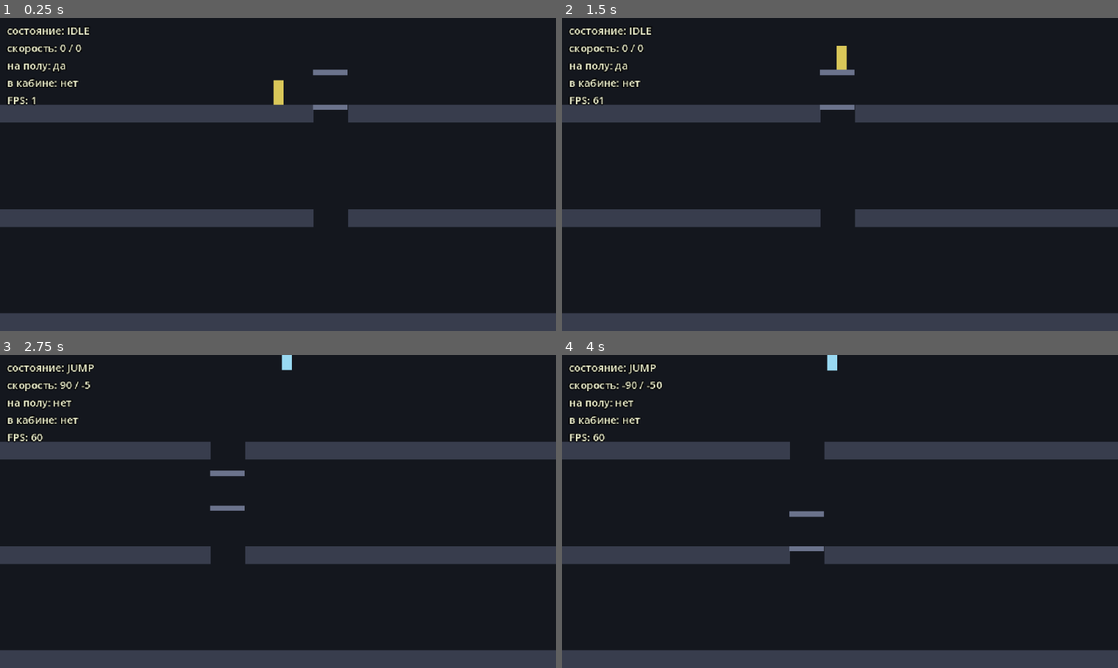
Above: before the commit, frames 1-4 (two rows, left to right).
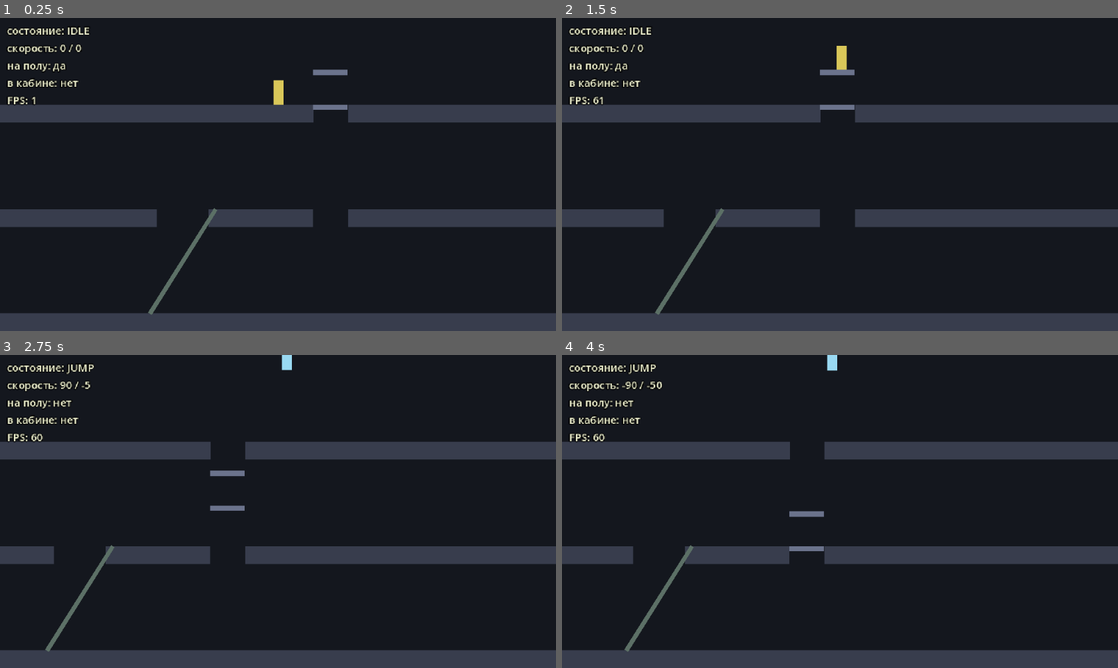
Above: after the commit, the same moments.

Repository: BalashovDmitriy/elaction
Game: Godot game, scene res://src/main.tscn
Two runs of this game, one before a commit and one after it. Both use one fixed random seed, a clock stepped at 60 frames per second and the inputs below.
Inputs (mouse positions are in pixels of both pictures, inside the frame that each line leads up to):
- Up to frame 1 (0.25 s): no input
- Up to frame 2 (1.5 s): tap Enter at 0.5 s; move the mouse to (962, 158) at 0.52 s; hold Right (move_right) 0.53-1.25 s; tap Space (jump) at 0.6, 0.77, 1.07 s; click (962, 158) at 0.67 s; drag from (728, 190) to (845, 89) at 1.27 s
- Up to frame 3 (2.75 s): move the mouse to (333, 442) at 2.02 s; hold Right (move_right) from 2.03 s (still down); tap Alt at 2.1 s; tap Space (jump) at 2.3 s
- Up to frame 4 (4 s): release Right (move_right) at 2.75 s; drag from (812, 574) to (673, 464) at 2.77 s; move the mouse to (1006, 558) at 3.52 s; hold Left (move_left) from 3.53 s (still down); tap Space (jump) at 3.6, 3.77 s

The runs differ from the first frame. In frame 1, 0.8% of the frame differs, in the area x 26-57%, y 60-95%; in frame 2, 0.8%, in the area x 16-47%, y 60-95%; in frame 3, 0.8%; in frame 4, 0.8%.

Commit message:
feat(m2): эскалаторы, гибель в шахте и долги M1
Закрыт долг M1: из приседа не встать, пока над головой нет места. Машина
состояний получила это отдельным фактом, как опору под ногами, и остаётся
проверяемой без сцены.

Эскалатор по оригиналу: не подхватывает прохожего, а везёт того, кто встал
на площадку и нажал направление. На время поездки ввод игрока не действует —
для этого в машине состояний появилось RIDE.

Падение в открытый проём шахты убивает, вход на этаж ногами — нет; различает
их факт опоры. Сдавливание ловит кабина, а не Otto: AnimatableBody2D двигает
игрока физическим сервером, и is_on_ceiling при этом не выставляется — первая
реализация через него молча не срабатывала.

Попутно найдена ошибка нарезки перекрытий: проёмы складывались в список в
порядке добавления, а резались слева направо. Для среднего этажа порядок
оказался обратным, куски наложились, и оба проёма исчезли. Нарезка вынесена
в статический метод и покрыта тестами.

Все механики вехи проверены кадрами, а не только тестами.

Co-Authored-By: Claude Opus 5 <noreply@anthropic.com>
Claude-Session: https://claude.ai/code/session_01TrsEuB7nUPBDKu2PdRbYf4

Diff:
--- a/src/actors/otto/otto.gd
+++ b/src/actors/otto/otto.gd
@@ -5,6 +5,17 @@
 ##
 ## Отвечает за физику, форму коллизии и вид. Решение о том, в каком он
 ## состоянии, принимает [OttoStateMachine].
+
+## Цвет коробки по состоянию: временная замена спрайтам, настоящие придут в M7.
+const IDLE_COLOR := Color(0.85, 0.78, 0.35)
+const STATE_COLORS: Dictionary = {
+	OttoStateMachine.State.WALK: Color(0.95, 0.85, 0.40),
+	OttoStateMachine.State.CROUCH: Color(0.70, 0.60, 0.30),
+	OttoStateMachine.State.JUMP: Color(0.60, 0.85, 0.95),
+	OttoStateMachine.State.FALL: Color(0.45, 0.65, 0.85),
+	OttoStateMachine.State.RIDE: Color(0.55, 0.80, 0.60),
+	OttoStateMachine.State.DEAD: Color(0.75, 0.25, 0.25),
+}
 
 @export var walk_speed: float = 90.0
 ## Высота прыжка = jump_speed² / (2 · gravity). При 380 и 900 это ~80 px:
@@ -22,11 +33,19 @@
 ## Кабина, внутри которой сейчас Otto. На крыше кабины она не заполняется:
 ## оттуда лифтом не управляют (ADR-0004, пункт 3).
 var _car: ElevatorCar = null
+## Разница высот стоячей и сидячей формы: столько места нужно над головой.
+var _headroom: float = 0.0
 
 @onready var _standing_shape: CollisionShape2D = $StandingShape
 @onready var _crouching_shape: CollisionShape2D = $CrouchingShape
 @onready var _body: ColorRect = $Body
 @onready var _camera: Camera2D = $Camera2D
+
+
+func _ready() -> void:
+	var standing := (_standing_shape.shape as RectangleShape2D).size.y
+	var crouching := (_crouching_shape.shape as RectangleShape2D).size.y
+	_headroom = standing - crouching
 
 
 func _physics_process(delta: float) -> void:
@@ -36,7 +55,13 @@
 		_car.drive(_snapshot.vertical)
 		_snapshot.crouch = false
 
-	var state := _states.update(_snapshot, is_on_floor(), velocity.y)
+	var state := _states.update(_snapshot, is_on_floor(), velocity.y, _can_stand_up())
+
+	# Пока везёт эскалатор, физика молчит: координатой распоряжается он.
+	if state == OttoStateMachine.State.RIDE:
+		velocity = Vector2.ZERO
+		_apply_pose(state)
+		return
 
 	# Импульс прыжка выдаётся в тот же кадр, пока тело ещё стоит на полу,
 	# поэтому гравитация его в этом кадре не съедает.
@@ -48,7 +73,28 @@
 		velocity.y = minf(velocity.y + gravity * delta, max_fall_speed)
 
 	move_and_slide()
-	_apply_pose(state)
+	_apply_pose(_states.state)
+
+
+## Убивает Otto: падение на дно шахты, сдавливание кабиной, в M4 — пуля.
+func kill() -> void:
+	_states.kill()
+
+
+## Намерение по вертикали за последний кадр. По нему кабина и эскалатор
+## понимают, куда их просят, не читая [Input] сами.
+func vertical_intent() -> float:
+	return _snapshot.vertical
+
+
+## Otto встал на эскалатор: до конца поездки ввод игрока не действует.
+func board_escalator() -> void:
+	_states.ride()
+
+
+## Эскалатор довёз и вернул управление.
+func leave_escalator() -> void:
+	_states.stop_riding()
 
 
 ## Otto вошёл в кабину и теперь ею управляет.
@@ -94,6 +140,17 @@
 	_camera.limit_bottom = int(bounds.end.y)
 
 
+## Есть ли над головой место, чтобы выпрямиться из приседа.
+##
+## Проверяется сидячей формой: если ею удаётся подняться на разницу высот,
+## то и стоячая поместится. Без этой проверки полная форма включалась бы
+## безусловно и выталкивала Otto сквозь перекрытие (долг M1).
+func _can_stand_up() -> bool:
+	if _states.state != OttoStateMachine.State.CROUCH:
+		return true
+	return not test_move(global_transform, Vector2(0.0, -_headroom))
+
+
 func _horizontal_speed(input: OttoInput, state: OttoStateMachine.State) -> float:
 	if state == OttoStateMachine.State.DEAD:
 		return 0.0
@@ -126,16 +183,4 @@
 
 
 func _color_for(state: OttoStateMachine.State) -> Color:
-	match state:
-		OttoStateMachine.State.WALK:
-			return Color(0.95, 0.85, 0.40)
-		OttoStateMachine.State.CROUCH:
-			return Color(0.70, 0.60, 0.30)
-		OttoStateMachine.State.JUMP:
-			return Color(0.60, 0.85, 0.95)
-		OttoStateMachine.State.FALL:
-			return Color(0.45, 0.65, 0.85)
-		OttoStateMachine.State.DEAD:
-			return Color(0.75, 0.25, 0.25)
-		_:
-			return Color(0.85, 0.78, 0.35)
+	return STATE_COLORS.get(state, IDLE_COLOR)
--- a/src/actors/otto/otto_state_machine.gd
+++ b/src/actors/otto/otto_state_machine.gd
@@ -6,7 +6,7 @@
 ## Не знает ни про узлы, ни про физику движка: принимает снимок ввода и факты
 ## о теле, возвращает новое состояние. Поэтому тестируется без сцены.
 
-enum State { IDLE, WALK, CROUCH, JUMP, FALL, DEAD }
+enum State { IDLE, WALK, CROUCH, JUMP, FALL, RIDE, DEAD }
 
 ## Ниже этого порога наклон стика считается покоем.
 const MOVE_THRESHOLD: float = 0.1
@@ -28,6 +28,20 @@
 	previous_state = State.IDLE
 
 
+## Отдаёт Otto эскалатору: пока тот его не отпустит, ввод игрока не действует.
+func ride() -> void:
+	previous_state = state
+	state = State.RIDE
+
+
+## Возвращает управление игроку.
+func stop_riding() -> void:
+	if state != State.RIDE:
+		return
+	previous_state = state
+	state = State.IDLE
+
+
 ## Переводит Otto в терминальное состояние. Выйти из него можно только [method reset].
 func kill() -> void:
 	previous_state = state
@@ -43,16 +57,27 @@
 	return state == value and previous_state != value
 
 
-func update(input: OttoInput, on_floor: bool, vertical_velocity: float) -> State:
+## Пересчитывает состояние по снимку ввода и фактам о теле.
+##
+## [param can_stand] — есть ли над головой место, чтобы выпрямиться. Без него
+## Otto остаётся в приседе: иначе полная форма коллизии включилась бы в низком
+## проёме и вытолкнула его сквозь геометрию.
+func update(
+	input: OttoInput, on_floor: bool, vertical_velocity: float, can_stand: bool = true
+) -> State:
 	previous_state = state
-	if state != State.DEAD:
-		state = _resolve(input, on_floor, vertical_velocity)
+	# DEAD и RIDE распоряжаются собой сами: их снимают kill/ride снаружи.
+	if state != State.DEAD and state != State.RIDE:
+		state = _resolve(input, on_floor, vertical_velocity, can_stand)
 	return state
 
 
-func _resolve(input: OttoInput, on_floor: bool, vertical_velocity: float) -> State:
+func _resolve(input: OttoInput, on_floor: bool, vertical_velocity: float, can_stand: bool) -> State:
 	if not on_floor:
 		return State.JUMP if vertical_velocity < 0.0 else State.FALL
+	# Из приседа не встать, пока над головой нет места: ни шагом, ни прыжком.
+	if previous_state == State.CROUCH and not can_stand:
+		return State.CROUCH
 	# Присев, Otto не прыгает — как в оригинале.
 	if input.jump_pressed and not input.crouch:
 		return State.JUMP
--- a/src/autoload/screenshotter.gd
+++ b/src/autoload/screenshotter.gd
@@ -39,6 +39,9 @@
 		{"label": "ride_down", "actions": ["move_down"], "hold": 4.5},
 		{"label": "floor_bottom", "actions": [], "hold": 0.4},
 		{"label": "left_car", "actions": ["move_right"], "hold": 0.7},
+		{"label": "to_escalator", "actions": ["move_left", "move_up"], "hold": 3.4},
+		{"label": "middle_floor", "actions": [], "hold": 1.0},
+		{"label": "fell_into_shaft", "actions": ["move_right"], "hold": 2.5},
 	],
 }
 const DEFAULT_PLAN := "M1"
--- a/src/levels/greybox_level.gd
+++ b/src/levels/greybox_level.gd
@@ -1,14 +1,15 @@
 class_name GreyboxLevel
 extends Node2D
 
-## Временный «серый ящик»: три этажа, шахта лифта, кабина.
+## Временный «серый ящик»: три этажа, шахта лифта, эскалатор.
 ##
 ## Геометрия описывается прямоугольниками и собирается в рантайме. Настоящие
 ## уровни на данных появятся в M5; до тех пор этого хватает, чтобы проверить
-## движение, лифт и падение в шахту.
+## движение, лифт, эскалатор и падение в шахту.
 
 const SOLID_COLOR := Color(0.22, 0.24, 0.30)
 const CAR_SCENE := preload("res://src/systems/elevators/elevator_car.tscn")
+const ESCALATOR_SCENE := preload("res://src/systems/escalators/escalator.tscn")
 
 ## Поверхности этажей сверху вниз. По ним же кабина выбирает остановки.
 const FLOOR_SURFACES: Array[float] = [100.0, 220.0, 340.0]
@@ -17,10 +18,22 @@
 const LEVEL_HEIGHT: float = 360.0
 const WALL_WIDTH: float = 16.0
 
-## Проём шахты. Ширина совпадает с кабиной: кто встал на краю крыши и поехал
-## вверх, тот окажется зажат между крышей и перекрытием (ADR-0004, пункт 7).
+## Проём шахты. Ширина совпадает с кабиной, чтобы по краям не оставалось щелей,
+## сквозь которые можно просочиться мимо неё.
 const SHAFT_LEFT: float = 560.0
 const SHAFT_WIDTH: float = 40.0
+
+## Дно шахты: сюда падает тот, кто шагнул в пустой проём.
+const PIT_HEIGHT: float = 20.0
+
+## Эскалатор ведёт со среднего этажа на нижний сквозь проём в перекрытии.
+## Спускается влево, поэтому верхняя площадка справа от проёма: сойдя с неё,
+## Otto идёт к шахте, а не обратно в проём.
+const ESCALATOR_FLOOR: int = 1
+const ESCALATOR_GAP_LEFT: float = 380.0
+const ESCALATOR_GAP_WIDTH: float = 60.0
+const ESCALATOR_TOP_X: float = 448.0
+const ESCALATOR_BOTTOM_X: float = 372.0
 
 @export var camera_bounds := Rect2(0, 0, LEVEL_WIDTH, LEVEL_HEIGHT)
 
@@ -31,25 +44,54 @@
 	for rect in _building_solids():
 		_build_solid(rect)
 	_spawn_car()
+	_spawn_shaft_pit()
+	_spawn_escalator()
 	otto.apply_camera_bounds(camera_bounds)
 
 
-## Геометрия здания: перекрытия с проёмом шахты и стены по краям уровня.
+## Геометрия здания: перекрытия с проёмами и стены по краям уровня.
 func _building_solids() -> Array[Rect2]:
 	var rects: Array[Rect2] = [
 		Rect2(0.0, 0.0, WALL_WIDTH, LEVEL_HEIGHT),
 		Rect2(LEVEL_WIDTH - WALL_WIDTH, 0.0, WALL_WIDTH, LEVEL_HEIGHT),
 	]
-	var bottom := FLOOR_SURFACES.size() - 1
-	var shaft_right := SHAFT_LEFT + SHAFT_WIDTH
 	for index: int in FLOOR_SURFACES.size():
-		var surface := FLOOR_SURFACES[index]
-		if index == bottom:
-			# Нижний этаж сплошной: это дно шахты, падать дальше некуда.
-			rects.append(Rect2(0.0, surface, LEVEL_WIDTH, SLAB_HEIGHT))
-			continue
-		rects.append(Rect2(0.0, surface, SHAFT_LEFT, SLAB_HEIGHT))
-		rects.append(Rect2(shaft_right, surface, LEVEL_WIDTH - shaft_right, SLAB_HEIGHT))
+		rects.append_array(slab_segments(FLOOR_SURFACES[index], _gaps_for(index)))
+	return rects
+
+
+## Проёмы в перекрытии этажа: пары «левый край, правый край», по возрастанию x.
+func _gaps_for(index: int) -> Array[Vector2]:
+	# Нижний этаж сплошной: это дно шахты, падать дальше некуда.
+	if index == FLOOR_SURFACES.size() - 1:
+		return []
+
+	var gaps: Array[Vector2] = [Vector2(SHAFT_LEFT, SHAFT_LEFT + SHAFT_WIDTH)]
+	if index == ESCALATOR_FLOOR:
+		gaps.append(Vector2(ESCALATOR_GAP_LEFT, ESCALATOR_GAP_LEFT + ESCALATOR_GAP_WIDTH))
+	return gaps
+
+
+## Режет перекрытие на куски между проёмами.
+##
+## Проёмы принимаются в любом порядке и сортируются здесь же. Порядок важен:
+## по несортированному списку куски накладываются друг на друга и перекрытие
+## выходит сплошным — проёма как не бывало.
+##
+## Статический, чтобы проверяться тестами без сцены.
+static func slab_segments(surface: float, gaps: Array[Vector2]) -> Array[Rect2]:
+	var ordered := gaps.duplicate()
+	ordered.sort_custom(func(a: Vector2, b: Vector2) -> bool: return a.x < b.x)
+
+	var rects: Array[Rect2] = []
+	var cursor := 0.0
+	for gap in ordered:
+		if gap.x > cursor:
+			rects.append(Rect2(cursor, surface, gap.x - cursor, SLAB_HEIGHT))
+		# maxf, чтобы вложенный проём не отматывал курсор назад.
+		cursor = maxf(cursor, gap.y)
+	if cursor < LEVEL_WIDTH:
+		rects.append(Rect2(cursor, surface, LEVEL_WIDTH - cursor, SLAB_HEIGHT))
 	return rects
 
 
@@ -59,6 +101,42 @@
 	add_child(car)
 	# Кабина ждёт на верхнем этаже: оттуда Otto и начинает спуск.
 	car.setup(PackedFloat32Array(FLOOR_SURFACES))
+
+
+## Дно шахты: упавший сюда разбивается, вошедший ногами с этажа — нет.
+func _spawn_shaft_pit() -> void:
+	var pit := Area2D.new()
+	pit.collision_layer = 0
+	pit.collision_mask = 2
+	pit.position = Vector2(
+		SHAFT_LEFT + SHAFT_WIDTH * 0.5, FLOOR_SURFACES[FLOOR_SURFACES.size() - 1] - PIT_HEIGHT * 0.5
+	)
+
+	var shape := RectangleShape2D.new()
+	shape.size = Vector2(SHAFT_WIDTH, PIT_HEIGHT)
+	var collision := CollisionShape2D.new()
+	collision.shape = shape
+	pit.add_child(collision)
+
+	pit.body_entered.connect(_on_pit_entered)
+	add_child(pit)
+
+
+func _spawn_escalator() -> void:
+	var escalator := ESCALATOR_SCENE.instantiate() as Escalator
+	var top := FLOOR_SURFACES[ESCALATOR_FLOOR]
+	var bottom := FLOOR_SURFACES[ESCALATOR_FLOOR + 1]
+	escalator.position = Vector2(ESCALATOR_TOP_X, top)
+	add_child(escalator)
+	escalator.setup(Vector2(ESCALATOR_BOTTOM_X - ESCALATOR_TOP_X, bottom - top))
+
+
+func _on_pit_entered(body: Node2D) -> void:
+	var victim := body as Otto
+	if victim == null:
+		return
+	if ShaftHazards.is_deadly_fall(victim.is_grounded(), victim.is_riding()):
+		victim.kill()
 
 
 func _build_solid(rect: Rect2) -> void:
--- a/src/systems/elevators/elevator_car.gd
+++ b/src/systems/elevators/elevator_car.gd
@@ -24,6 +24,7 @@
 var _aligned_floor: int = -1
 
 @onready var _interior: Area2D = $Interior
+@onready var _crush_zone: Area2D = $CrushZone
 
 
 func _ready() -> void:
@@ -40,6 +41,8 @@
 		_aligned_floor = reached
 		if reached >= 0:
 			floor_reached.emit(reached)
+
+	_crush_those_underneath()
 
 
 ## Задаёт шахту: координаты этажей-остановок и этаж, с которого кабина начинает.
@@ -73,6 +76,18 @@
 	return _motion.is_aligned()
 
 
+## Давит тех, кто оказался под днищем едущей вниз кабины.
+func _crush_those_underneath() -> void:
+	if _motion.velocity <= 0.0:
+		return
+	for body: Node2D in _crush_zone.get_overlapping_bodies():
+		var victim := body as Otto
+		if victim == null:
+			continue
+		if ShaftHazards.crushes(_motion.velocity, victim.is_grounded(), victim == _occupant):
+			victim.kill()
+
+
 func _on_body_entered(body: Node2D) -> void:
 	var rider := body as Otto
 	if rider == null:
--- a/src/systems/elevators/elevator_car.tscn
+++ b/src/systems/elevators/elevator_car.tscn
@@ -1,9 +1,12 @@
-[gd_scene load_steps=4 format=3]
+[gd_scene load_steps=5 format=3]
 
 [ext_resource type="Script" path="res://src/systems/elevators/elevator_car.gd" id="1_car"]
 
 [sub_resource type="RectangleShape2D" id="RectangleShape2D_slab"]
 size = Vector2(40, 6)
+
+[sub_resource type="RectangleShape2D" id="RectangleShape2D_crush"]
+size = Vector2(36, 10)
 
 [sub_resource type="RectangleShape2D" id="RectangleShape2D_interior"]
 size = Vector2(36, 30)
@@ -42,3 +45,11 @@
 [node name="InteriorShape" type="CollisionShape2D" parent="Interior"]
 position = Vector2(0, -18)
 shape = SubResource("RectangleShape2D_interior")
+
+[node name="CrushZone" type="Area2D" parent="."]
+collision_layer = 0
+collision_mask = 2
+
+[node name="CrushShape" type="CollisionShape2D" parent="CrushZone"]
+position = Vector2(0, 1)
+shape = SubResource("RectangleShape2D_crush")
--- /dev/null
+++ b/src/systems/elevators/shaft_hazards.gd
@@ -0,0 +1,27 @@
+class_name ShaftHazards
+extends RefCounted
+
+## Правила гибели в шахте лифта.
+##
+## Физику определяют узлы, а решение «жив или нет» принимается здесь: так его
+## видно в одном месте и можно проверить тестами. Основания — в ADR-0004.
+
+
+## Смертельно ли попадание на дно шахты.
+##
+## Упасть в открытый проём — смерть; войти на этаж ногами — нет. Различает их
+## факт опоры: падающий до дна не касается пола, вошедший — касается.
+static func is_deadly_fall(grounded: bool, riding: bool) -> bool:
+	return not grounded and not riding
+
+
+## Раздавит ли кабина того, кто попал ей под днище.
+##
+## Само перекрытие областей проверяет узел; здесь решается остальное. Смертельно
+## сочетание трёх вещей: кабина идёт вниз, деться жертве некуда (она стоит на
+## полу) и это не пассажир — тот стоит на полу кабины и едет с ней заодно.
+##
+## Флагами [code]is_on_ceiling[/code] это не ловится: кабина двигает игрока
+## физическим сервером, а флаг выставляет только собственный move_and_slide.
+static func crushes(car_speed: float, victim_grounded: bool, victim_is_passenger: bool) -> bool:
+	return car_speed > 0.0 and victim_grounded and not victim_is_passenger
--- /dev/null
+++ b/src/systems/escalators/escalator.gd
@@ -0,0 +1,73 @@
+class_name Escalator
+extends Node2D
+
+## Эскалатор между двумя этажами.
+##
+## В оригинале на него не заходят по пути: надо встать на площадку у края и
+## нажать «вверх» или «вниз» (ADR-0004, пункт 8). Пока везёт — управления нет,
+## позицией Otto распоряжается эскалатор, а не физика.
+##
+## Узел ставится на верхнюю площадку, нижняя задаётся смещением в [method setup].
+
+## Ниже этого порога наклон стика считается покоем.
+const INTENT_THRESHOLD: float = 0.5
+const UP: float = -1.0
+const DOWN: float = 1.0
+
+## Сколько секунд занимает поездка между площадками.
+@export var travel_time: float = 1.1
+
+var _passenger: Otto = null
+var _from := Vector2.ZERO
+var _to := Vector2.ZERO
+var _progress: float = 0.0
+
+@onready var _top_pad: Area2D = $TopPad
+@onready var _bottom_pad: Area2D = $BottomPad
+@onready var _ramp: Line2D = $Ramp
+
+
+func _physics_process(delta: float) -> void:
+	if _passenger != null:
+		_carry(delta)
+		return
+	# Наверх зовут с нижней площадки, вниз — с верхней.
+	if not _try_board(_bottom_pad, _top_pad, UP):
+		_try_board(_top_pad, _bottom_pad, DOWN)
+
+
+## Ставит нижнюю площадку со смещением от верхней и протягивает между ними полотно.
+func setup(descent: Vector2) -> void:
+	_bottom_pad.position = descent
+	_ramp.points = PackedVector2Array([Vector2.ZERO, descent])
+
+
+## Везёт ли эскалатор кого-нибудь прямо сейчас.
+func is_busy() -> bool:
+	return _passenger != null
+
+
+func _try_board(pad: Area2D, target: Area2D, towards: float) -> bool:
+	for body: Node2D in pad.get_overlapping_bodies():
+		var rider := body as Otto
+		if rider == null or not rider.is_grounded():
+			continue
+		var intent := rider.vertical_intent()
+		if absf(intent) < INTENT_THRESHOLD or signf(intent) != towards:
+			continue
+		_passenger = rider
+		_from = pad.global_position
+		_to = target.global_position
+		_progress = 0.0
+		rider.board_escalator()
+		return true
+	return false
+
+
+func _carry(delta: float) -> void:
+	_progress = minf(_progress + delta / travel_time, 1.0)
+	_passenger.global_position = _from.lerp(_to, _progress)
+	if _progress < 1.0:
+		return
+	_passenger.leave_escalator()
+	_passenger = null
--- /dev/null
+++ b/src/systems/escalators/escalator.tscn
@@ -0,0 +1,30 @@
+[gd_scene load_steps=3 format=3]
+
+[ext_resource type="Script" path="res://src/systems/escalators/escalator.gd" id="1_escalator"]
+
+[sub_resource type="RectangleShape2D" id="RectangleShape2D_pad"]
+size = Vector2(24, 10)
+
+[node name="Escalator" type="Node2D"]
+script = ExtResource("1_escalator")
+
+[node name="Ramp" type="Line2D" parent="."]
+z_index = -1
+width = 5.0
+default_color = Color(0.36, 0.44, 0.4, 1)
+
+[node name="TopPad" type="Area2D" parent="."]
+collision_layer = 0
+collision_mask = 2
+
+[node name="TopPadShape" type="CollisionShape2D" parent="TopPad"]
+position = Vector2(0, -5)
+shape = SubResource("RectangleShape2D_pad")
+
+[node name="BottomPad" type="Area2D" parent="."]
+collision_layer = 0
+collision_mask = 2
+
+[node name="BottomPadShape" type="CollisionShape2D" parent="BottomPad"]
+position = Vector2(0, -5)
+shape = SubResource("RectangleShape2D_pad")
--- /dev/null
+++ b/tests/test_greybox_slabs.gd
@@ -0,0 +1,48 @@
+extends GutTest
+
+## Тесты нарезки перекрытия проёмами.
+##
+## Порядок проёмов в списке не задан: шахта добавляется раньше эскалатора, но
+## стоит правее. Пока список не сортировался, куски накладывались друг на друга
+## и перекрытие выходило сплошным — проёма как не бывало.
+
+const SURFACE: float = 220.0
+
+
+func test_floor_without_gaps_is_one_slab() -> void:
+	var gaps: Array[Vector2] = []
+	var rects := GreyboxLevel.slab_segments(SURFACE, gaps)
+	assert_eq(rects.size(), 1)
+	assert_eq(rects[0].size.x, GreyboxLevel.LEVEL_WIDTH)
+
+
+func test_single_gap_splits_the_slab_in_two() -> void:
+	var gaps: Array[Vector2] = [Vector2(560.0, 600.0)]
+	var rects := GreyboxLevel.slab_segments(SURFACE, gaps)
+	assert_eq(rects.size(), 2)
+	assert_eq(rects[0], Rect2(0.0, SURFACE, 560.0, GreyboxLevel.SLAB_HEIGHT))
+	assert_eq(rects[1].position.x, 600.0)
+
+
+func test_gaps_are_cut_in_any_order() -> void:
+	# Именно в этом порядке их собирает уровень: шахта добавляется первой.
+	var gaps: Array[Vector2] = [Vector2(560.0, 600.0), Vector2(380.0, 440.0)]
+	var rects := GreyboxLevel.slab_segments(SURFACE, gaps)
+	assert_eq(rects.size(), 3, "два проёма режут перекрытие на три куска")
+	assert_eq(rects[0].end.x, 380.0)
+	assert_eq(rects[1].position.x, 440.0)
+	assert_eq(rects[1].end.x, 560.0)
+	assert_eq(rects[2].position.x, 600.0)
+
+
+func test_gap_at_the_left_edge_leaves_no_empty_slab() -> void:
+	var gaps: Array[Vector2] = [Vector2(0.0, 40.0)]
+	var rects := GreyboxLevel.slab_segments(SURFACE, gaps)
+	assert_eq(rects.size(), 1)
+	assert_eq(rects[0].position.x, 40.0)
+
+
+func test_caller_list_is_left_alone() -> void:
+	var gaps: Array[Vector2] = [Vector2(560.0, 600.0), Vector2(380.0, 440.0)]
+	GreyboxLevel.slab_segments(SURFACE, gaps)
+	assert_eq(gaps[0], Vector2(560.0, 600.0), "сортируем копию, а не список вызывающего")
--- /dev/null
+++ b/tests/test_otto_crouch_headroom.gd
@@ -0,0 +1,41 @@
+extends GutTest
+
+## Тесты вставания из приседа.
+##
+## Место над головой машина состояний не измеряет — ей его сообщают фактом
+## can_stand, как и опору под ногами. Долг M1, закрыт в M2.
+
+
+func _snapshot(move: float = 0.0, crouch: bool = false, jump: bool = false) -> OttoInput:
+	var input := OttoInput.new()
+	input.move = move
+	input.crouch = crouch
+	input.jump_pressed = jump
+	return input
+
+
+func test_crouch_holds_while_there_is_no_headroom() -> void:
+	var machine := OttoStateMachine.new()
+	machine.update(_snapshot(0.0, true), true, 0.0)
+	var blocked := machine.update(_snapshot(), true, 0.0, false)
+	assert_eq(blocked, OttoStateMachine.State.CROUCH, "встать некуда — остаёмся в приседе")
+
+
+func test_stands_up_once_headroom_appears() -> void:
+	var machine := OttoStateMachine.new()
+	machine.update(_snapshot(0.0, true), true, 0.0)
+	machine.update(_snapshot(), true, 0.0, false)
+	assert_eq(machine.update(_snapshot(), true, 0.0, true), OttoStateMachine.State.IDLE)
+
+
+func test_cannot_jump_out_of_a_blocked_crouch() -> void:
+	var machine := OttoStateMachine.new()
+	machine.update(_snapshot(0.0, true), true, 0.0)
+	var jumped := machine.update(_snapshot(0.0, false, true), true, 0.0, false)
+	assert_eq(jumped, OttoStateMachine.State.CROUCH)
+
+
+func test_headroom_does_not_hold_a_standing_otto() -> void:
+	var machine := OttoStateMachine.new()
+	# Низкий потолок мешает только тому, кто сидит.
+	assert_eq(machine.update(_snapshot(1.0), true, 0.0, false), OttoStateMachine.State.WALK)
--- /dev/null
+++ b/tests/test_otto_escalator_ride.gd
@@ -0,0 +1,36 @@
+extends GutTest
+
+## Тесты состояния поездки на эскалаторе.
+##
+## RIDE снимается и ставится снаружи, как и DEAD: пока Otto везут, ввод игрока
+## не действует (ADR-0004, пункт 8).
+
+
+func _snapshot(move: float = 0.0, crouch: bool = false, jump: bool = false) -> OttoInput:
+	var input := OttoInput.new()
+	input.move = move
+	input.crouch = crouch
+	input.jump_pressed = jump
+	return input
+
+
+func test_escalator_ride_ignores_input() -> void:
+	var machine := OttoStateMachine.new()
+	machine.ride()
+	var state := machine.update(_snapshot(1.0, true, true), true, 0.0)
+	assert_eq(state, OttoStateMachine.State.RIDE, "пока везёт эскалатор, ввод не действует")
+
+
+func test_stop_riding_returns_control() -> void:
+	var machine := OttoStateMachine.new()
+	machine.ride()
+	machine.stop_riding()
+	assert_eq(machine.state, OttoStateMachine.State.IDLE)
+	assert_eq(machine.update(_snapshot(1.0), true, 0.0), OttoStateMachine.State.WALK)
+
+
+func test_stop_riding_does_nothing_when_not_riding() -> void:
+	var machine := OttoStateMachine.new()
+	machine.update(_snapshot(0.0, true), true, 0.0)
+	machine.stop_riding()
+	assert_eq(machine.state, OttoStateMachine.State.CROUCH)
--- /dev/null
+++ b/tests/test_shaft_hazards.gd
@@ -0,0 +1,38 @@
+extends GutTest
+
+## Тесты правил гибели в шахте лифта.
+##
+## Сами правила — статические функции без состояния, поэтому проверяются
+## напрямую, без сцены и физики.
+
+
+func test_fall_into_an_empty_shaft_is_deadly() -> void:
+	assert_true(ShaftHazards.is_deadly_fall(false, false))
+
+
+func test_stepping_in_from_the_floor_is_safe() -> void:
+	assert_false(ShaftHazards.is_deadly_fall(true, false), "вошёл ногами — не падал")
+
+
+func test_riding_the_car_down_is_safe() -> void:
+	assert_false(ShaftHazards.is_deadly_fall(false, true), "приехал в кабине")
+
+
+func test_descending_car_crushes_the_one_standing_under_it() -> void:
+	assert_true(ShaftHazards.crushes(60.0, true, false))
+
+
+func test_rising_car_crushes_nobody() -> void:
+	assert_false(ShaftHazards.crushes(-60.0, true, false), "вверх — значит от жертвы")
+
+
+func test_standing_car_crushes_nobody() -> void:
+	assert_false(ShaftHazards.crushes(0.0, true, false))
+
+
+func test_passenger_rides_and_is_not_crushed() -> void:
+	assert_false(ShaftHazards.crushes(60.0, true, true), "пассажир стоит на полу кабины")
+
+
+func test_airborne_victim_is_pushed_not_crushed() -> void:
+	assert_false(ShaftHazards.crushes(60.0, false, false), "в воздухе его просто толкает")
Not shown, added: src/systems/elevators/shaft_hazards.gd.uid
Not shown, added: src/systems/escalators/escalator.gd.uid
Not shown, added: tests/test_greybox_slabs.gd.uid
Not shown, added: tests/test_otto_crouch_headroom.gd.uid
Not shown, added: tests/test_otto_escalator_ride.gd.uid
Not shown, added: tests/test_shaft_hazards.gd.uid
Not shown, changed: docs/EPIC.md
Not shown, changed: docs/STATUS.md
